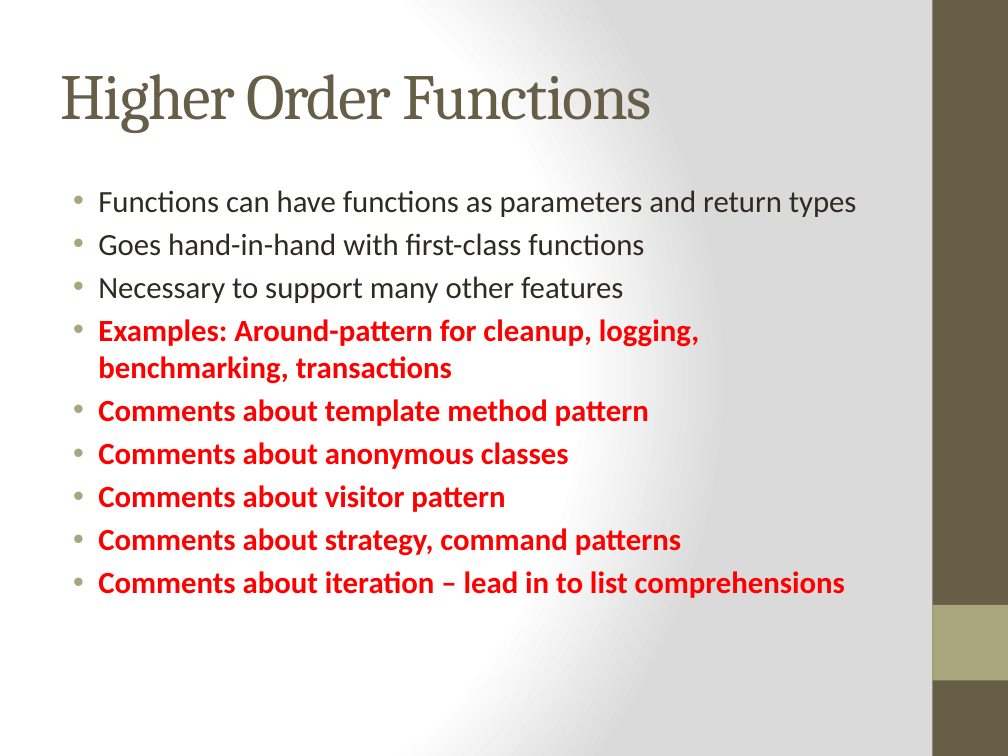
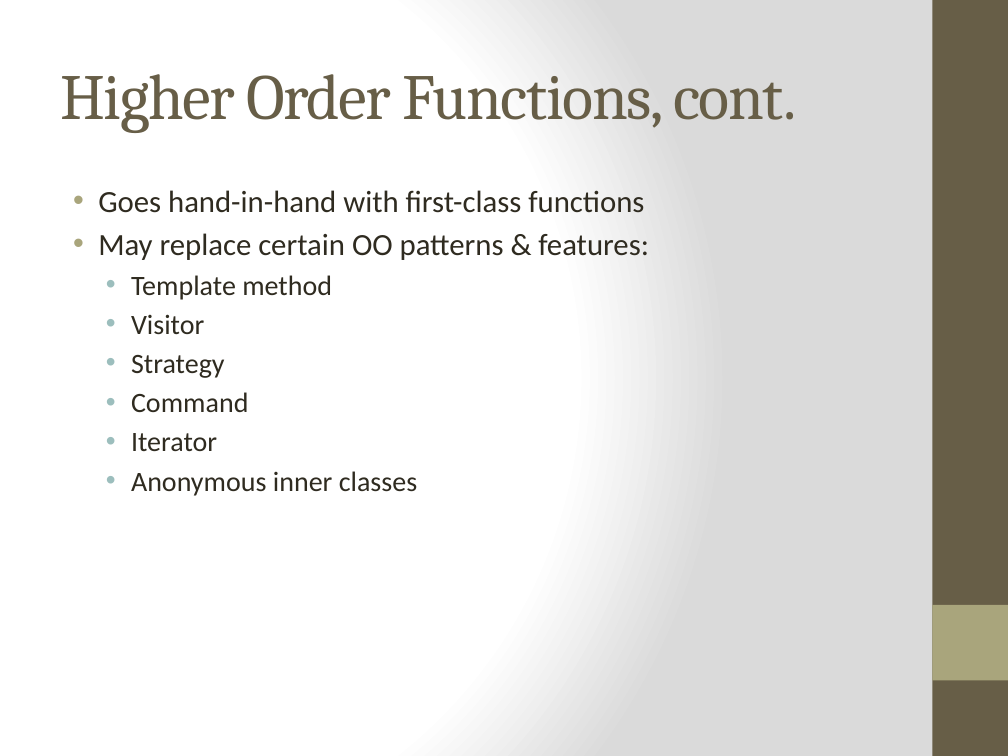
Before and after one commit to bjhartin/FoundationsOfFunctionalProgramming, a slide deck: slide 22 of FoundationsOfFunctionalProgramming.pptx (slide 21 before the commit). Drawn at 1008x756 pixels with LibreOffice and Linux fonts; fonts in the diff are those of the drawing. Boxes give left, top, right and bottom in pixels: in the first picture for what was removed or moved away, otherwise in the second. Text is boxed around its words. In the diff, an @@ line names an element or a change of style, - is before the commit and + after.

Commit message:
Brian: Added slides and examples for list comprehensions.

```diff
--- a/FoundationsOfFunctionalProgramming.pptx
+++ b/FoundationsOfFunctionalProgramming.pptx
@@ title at [60, 74, 796, 133]: text changed @@
-Higher Order Functions
+Higher Order Functions, cont.
@@ text at [98, 190, 857, 217]: paragraph removed @@
-• Functions can have functions as parameters and return types
@@ text at [98, 233, 649, 496]: text changed; size 22 to 20 pt; text colour #FF0000 to #2F2B20; bold off @@
-• Necessary to support many other features
-• Examples: Around-pattern for cleanup, logging, benchmarking, transactions
-• Comments about template method pattern
-• Comments about anonymous classes
-• Comments about visitor pattern
-• Comments about strategy, command patterns
-• Comments about iteration – lead in to list comprehensions
+• May replace certain OO patterns & features:
+  • Template method
+  • Visitor
+  • Strategy
+  • Command
+  • Iterator
+  • Anonymous inner classes
```
Also in this commit, not shown: 1 other slide changed, 4 slides added, 4 other files.
